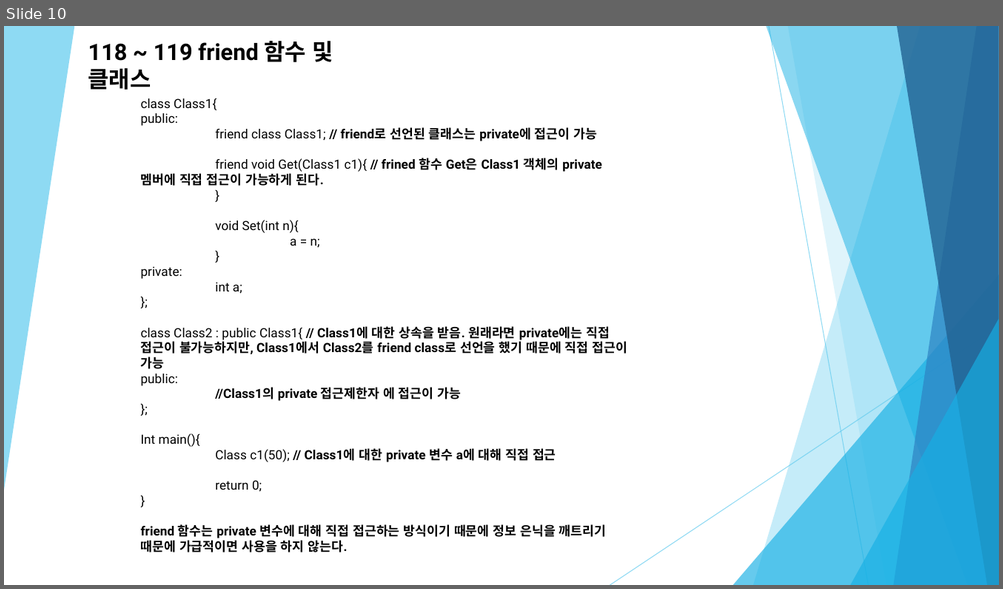
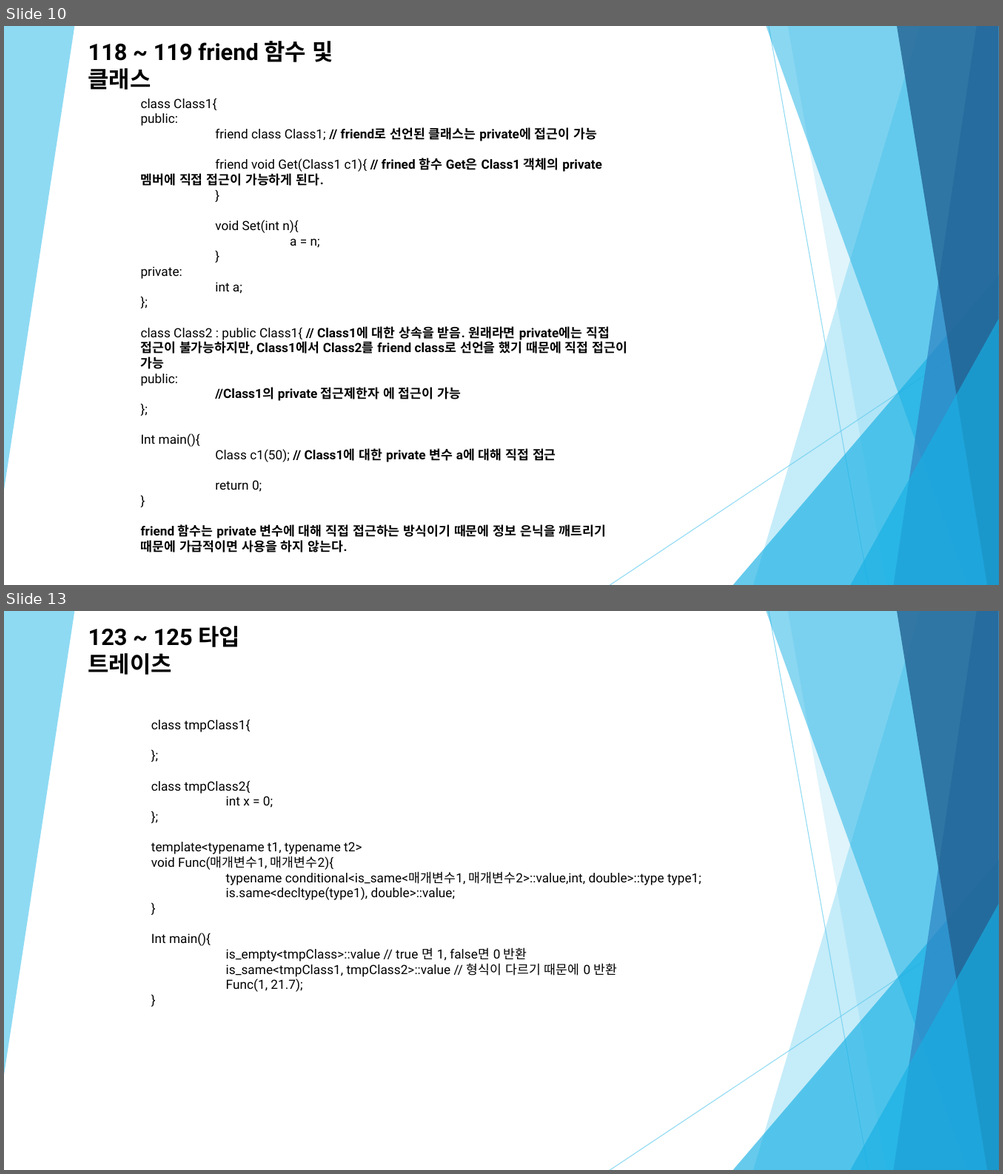
Before and after one commit to Zoselro/C-200, a slide deck: 세미나 자료/C++ 세미나 세 번째.pptx. Shown one above the other, each under a label of ours: slide 10 before the commit, slides 10 and 13 after it; the slides between them are not shown. The pictures are 1003x589 and 1003x1174 pixels, drawn with LibreOffice and Linux fonts; fonts in the diff are those of the drawing. Boxes give left, top, right and bottom in pixels: in the first picture for what was removed or moved away, otherwise in the second. Text is boxed around its words. In the diff, an @@ line names an element or a change of style, - is before the commit and + after.

```diff
--- a/세미나 자료/C++ 세미나 세 번째.pptx
+++ b/세미나 자료/C++ 세미나 세 번째.pptx
@@ slide 13 added at box(4, 611, 999, 1170), background #FFFFFF; not listed: 10 template elements that a slide beside it also shows @@
@@ text added at box(88, 626, 240, 675), 22 pt, text #000000, bold @@
+123 ~ 125 타입 트레이츠
@@ text added at box(151, 719, 701, 992), 12.3 pt, text #000000 @@
+class tmpClass1{
+};
+class tmpClass2{
+int x = 0;
+};
+template<typename t1, typename t2>
+void Func(매개변수1, 매개변수2){
+typename conditional<is_same<매개변수1, 매개변수2>::value,int, double>::type type1;
+is.same<decltype(type1), double>::value;
+}
+Int main(){
+is_empty<tmpClass>::value // true 면 1, false면 0 반환
+is_same<tmpClass1, tmpClass2>::value // 형식이 다르기 때문에 0 반환
+Func(1, 21.7);
+}
```
Also in this commit, not shown: 2 other slides added, 12 other files.
